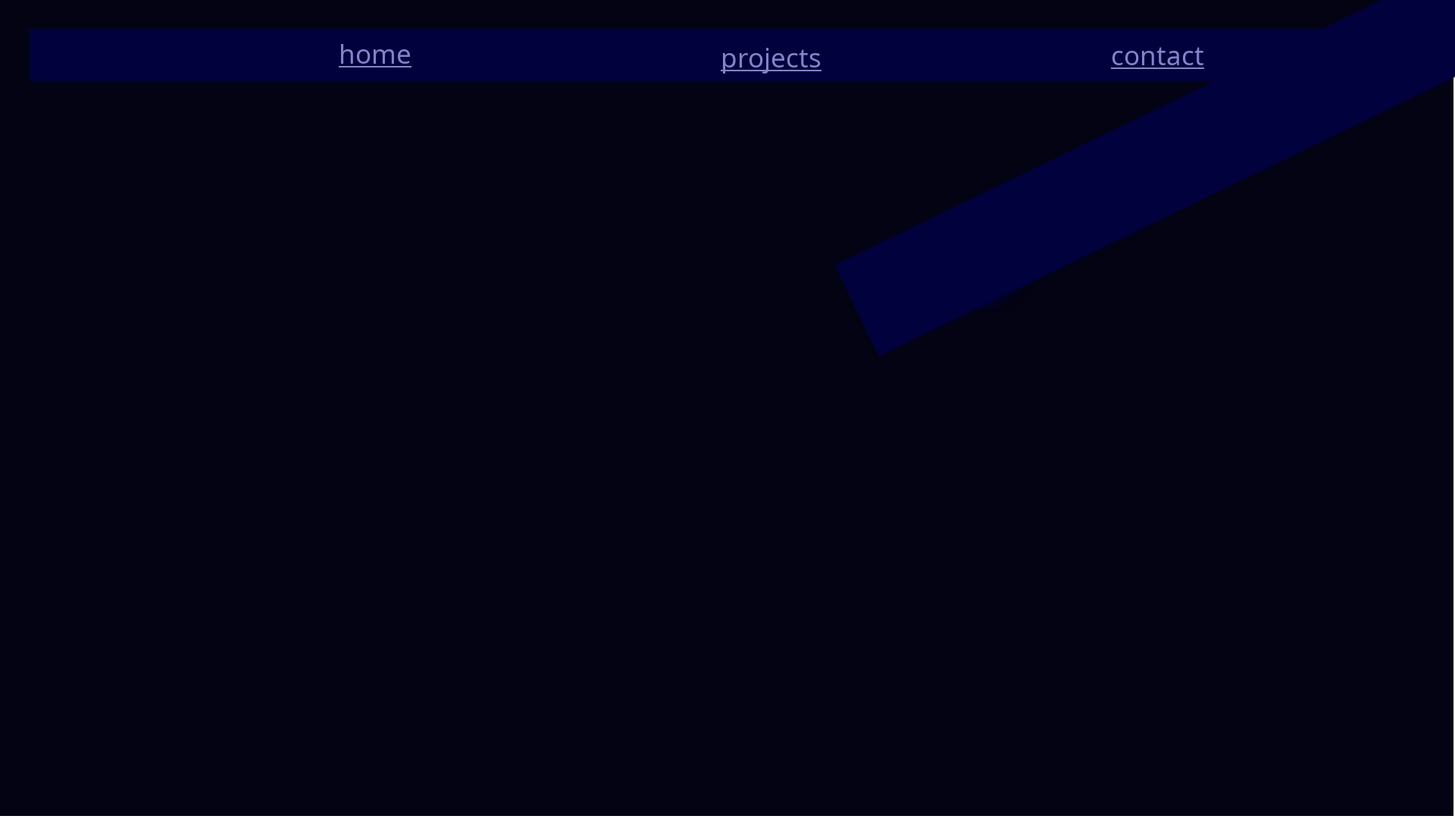
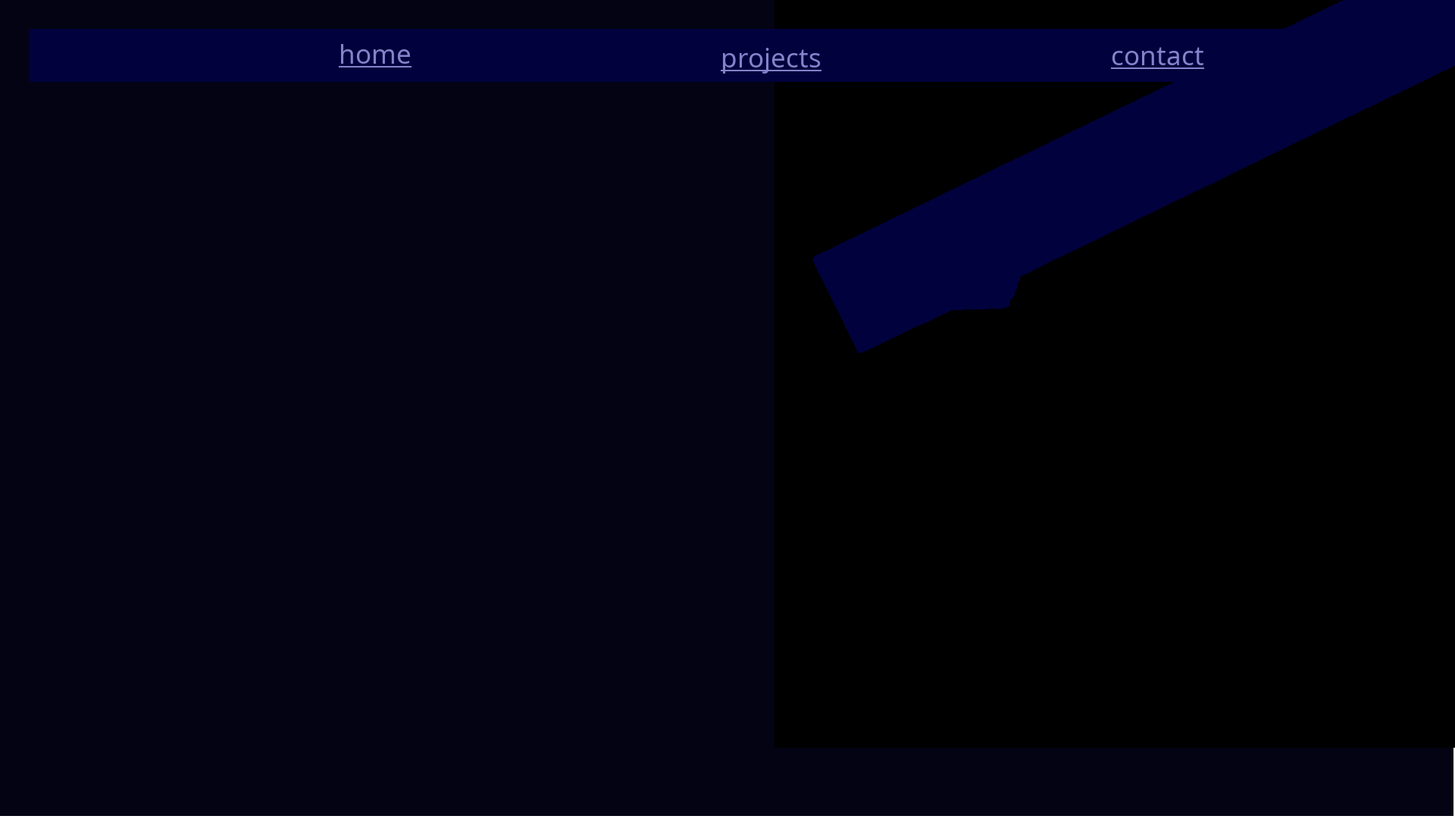
Layers edited between the first and the second 1455 x 819 image:
painted on "bg #1" over [774, 0, 1455, 748]
